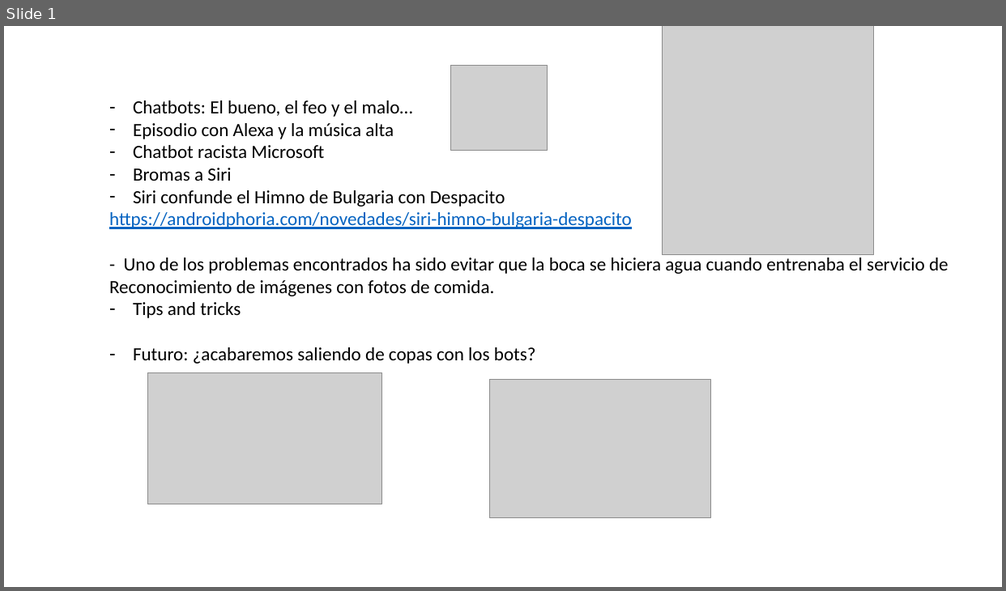
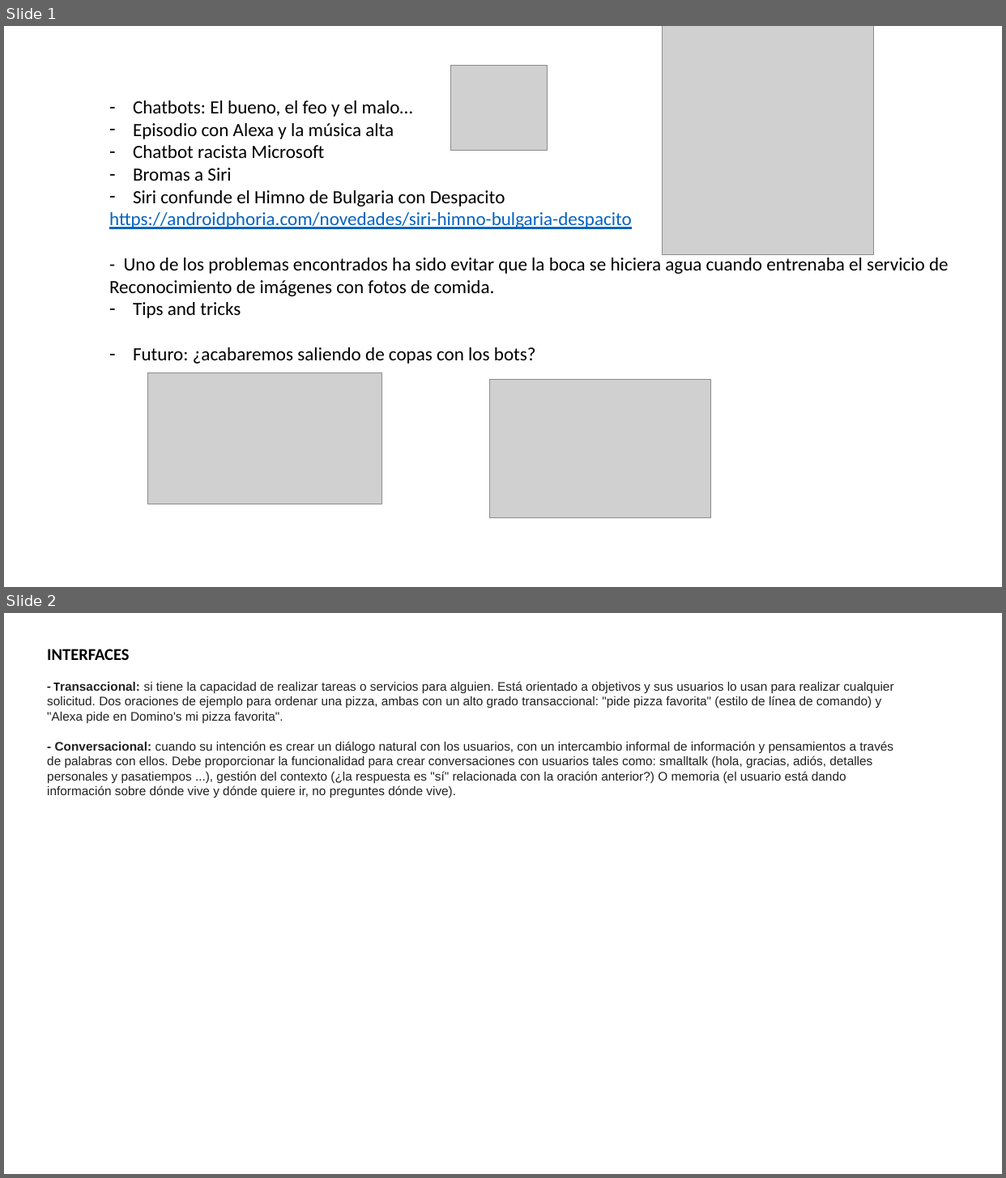
Before and after one commit to inmperfer/TFM, a slide deck: Presentación1.pptx. Shown one above the other, each under a label of ours: slide 1 before the commit, slides 1 and 2 after it. The pictures are 1006x591 and 1006x1178 pixels, drawn with LibreOffice and Linux fonts; fonts in the diff are those of the drawing; grey boxes stand for pictures. Boxes give left, top, right and bottom in pixels: in the first picture for what was removed or moved away, otherwise in the second. Text is boxed around its words. In the diff, an @@ line names an element or a change of style, - is before the commit and + after.

Commit message:
primer borrador de los apartado introducción sistemas de dialogo y a la problematica y requisitos del diálogo

```diff
--- a/Presentación1.pptx
+++ b/Presentación1.pptx
@@ slide 2 added at (4, 613, 1002, 1174), background #FFFFFF @@
@@ text added at (47, 649, 893, 798), 12 pt, text #212121 @@
+INTERFACES
+- Transaccional: si tiene la capacidad de realizar tareas o servicios para alguien. Está orientado a objetivos y sus usuarios lo usan para realizar cualquier solicitud. Dos oraciones de ejemplo para ordenar una pizza, ambas con un alto grado transaccional: "pide pizza favorita" (estilo de línea de comando) y "Alexa pide en Domino's mi pizza favorita".
+- Conversacional: cuando su intención es crear un diálogo natural con los usuarios, con un intercambio informal de información y pensamientos a través de palabras con ellos. Debe proporcionar la funcionalidad para crear conversaciones con usuarios tales como: smalltalk (hola, gracias, adiós, detalles personales y pasatiempos ...), gestión del contexto (¿la respuesta es "sí" relacionada con la oración anterior?) O memoria (el usuario está dando información sobre dónde vive y dónde quiere ir, no preguntes dónde vive).
```
Also in this commit, not shown: 3 other files.
